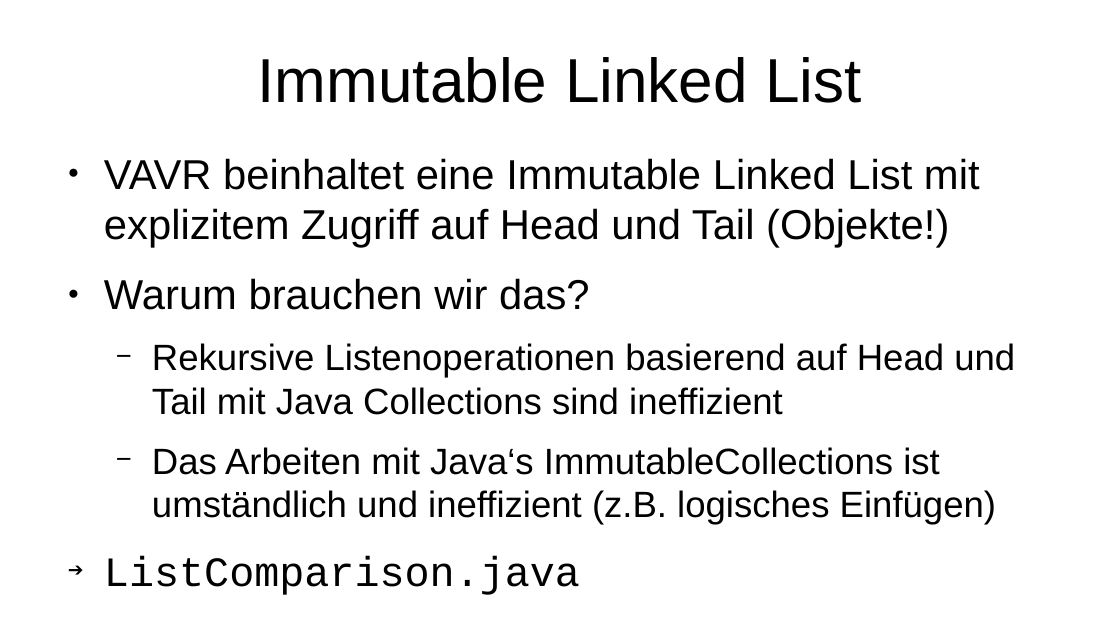
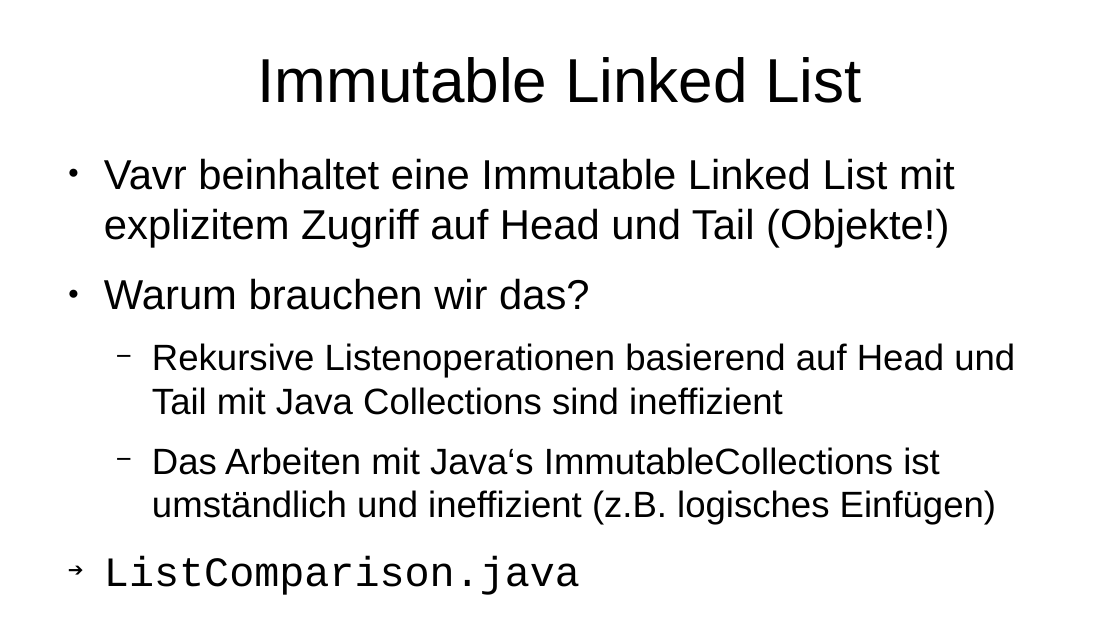
Before and after one commit to p3et/vavr-demo, a slide deck: slide 11 of coffee talk.odp (slide 10 before the commit). Drawn at 1120x630 pixels with LibreOffice and Linux fonts; fonts in the diff are those of the drawing. Boxes give left, top, right and bottom in pixels: in the first picture for what was removed or moved away, otherwise in the second. Text is boxed around its words. In the diff, an @@ line names an element or a change of style, - is before the commit and + after.

```diff
--- a/coffee talk.odp
+++ b/coffee talk.odp
@@ text at bbox=[104, 158, 955, 247]: text changed @@
-● VAVR beinhaltet eine Immutable Linked List mit explizitem Zugriff auf Head und Tail (Objekte!)
+● Vavr beinhaltet eine Immutable Linked List mit explizitem Zugriff auf Head und Tail (Objekte!)
```
Also in this commit, not shown: 9 other slides changed, 13 slides added, 1 other file.
